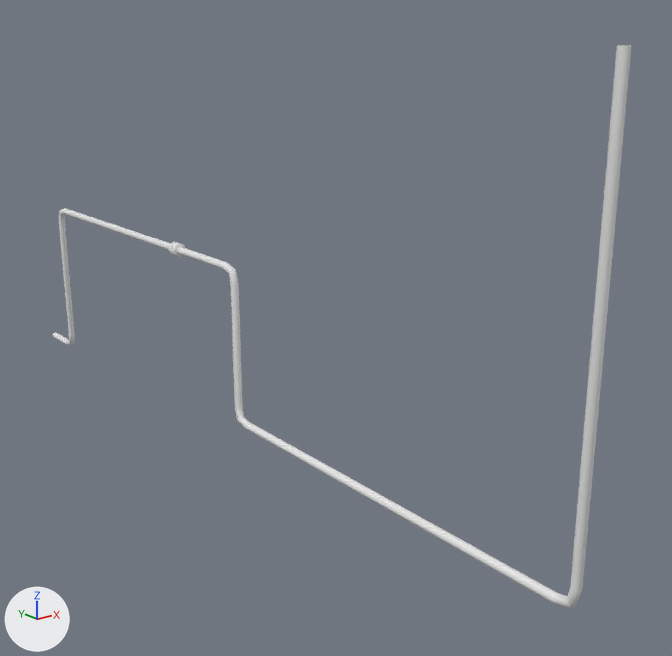
An edit to the FBX model GAME/PegBall3D/Assets/Models/wallpipe1.fbx, drawn before and after from the same camera.
One viewpoint serves both versions: a camera (50 mm lens) standing at (-1.48, -5.71, 3.14) and looking at (2.6, -0.61, 1.1). Lighting does not change. The marker at lower left points along +X, +Y and +Z. Where no turn or scale is listed for an object, it has been applied to the vertices.

Names of what the first picture shows: 'wallpipe1'.
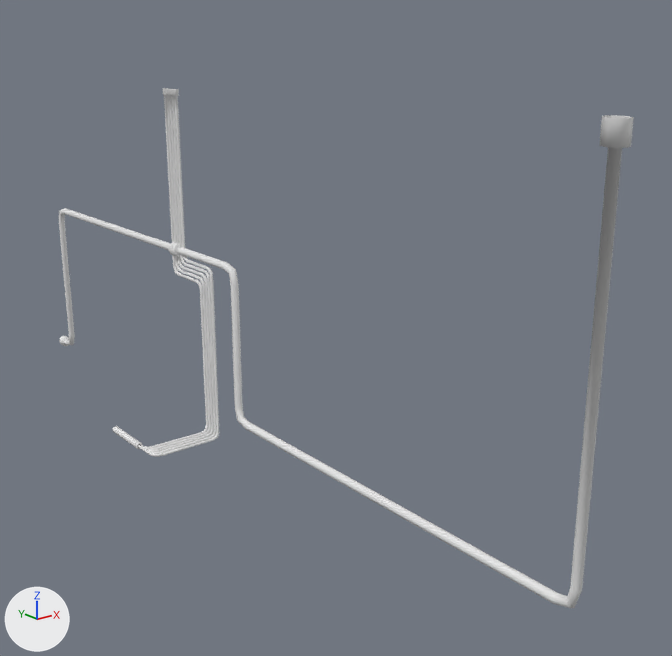
The edits, one by one:
me_cube_079 has 248 vertices, 240 faces and spans x 2.07..2.18, y -3.23..3.6, z 0.05..3.1.
me_cube_079 is used by ob_wallpipe1; location (0.0, 0.0, 0.0).
Verts and faces of me_cube_079; kept vertices keep their numbers, new ones are numbered from 248.
Before the commit, vertices of me_cube_079: 0 (2.1, -3.18, 3.1) at pixel (616, 45), 1 (2.12, -3.17, 3.1) at pixel (618, 45), 2 (2.15, -3.18, 3.1) at pixel (622, 45), 3 (2.16, -3.2, 3.1) at pixel (628, 45), 4 (2.15, -3.22, 3.1) at pixel (631, 45).
Before the commit, vertices of me_cube_079: 5 (2.12, -3.23, 3.1) at pixel (630, 45), 6 (2.1, -3.22, 3.1) at pixel (625, 45), 7 (2.09, -3.2, 3.1) at pixel (619, 45).
Before the commit, vertices of me_cube_079: 136 (2.1, 3.6, 0.11) at pixel (53, 333), 137 (2.12, 3.6, 0.11) at pixel (55, 332), 138 (2.15, 3.6, 0.11) at pixel (57, 332), 139 (2.16, 3.6, 0.08) at pixel (58, 334), 140 (2.15, 3.6, 0.06).
Before the commit, vertices of me_cube_079: 141 (2.12, 3.6, 0.05) at pixel (55, 337), 142 (2.1, 3.6, 0.06) at pixel (53, 337), 143 (2.09, 3.6, 0.08) at pixel (52, 335).
Part 1, on me_cube_079:
Vertices 0 to 7 move by (0.0, 0.0, -0.43).
New vertex 248 is at (2.08, -3.15, 2.67), pixel (599, 145).
New vertex 249 is at (2.12, -3.13, 2.67).
New vertex 250 is at (2.17, -3.15, 2.67).
New vertex 251 is at (2.19, -3.2, 2.67).
New vertex 252 is at (2.17, -3.25, 2.67), pixel (631, 146).
New vertex 253 is at (2.12, -3.27, 2.67), pixel (628, 147).
New vertex 254 is at (2.08, -3.25, 2.67), pixel (617, 147).
New vertex 255 is at (2.06, -3.2, 2.67), pixel (605, 147).
New vertices 256 to 263 stand at vertices 248 to 255, in that order, plus (0.0, 0.0, 0.13).
New faces: (2, 250, 251, 3), (5, 253, 254, 6), (0, 248, 249, 1), (3, 251, 252, 4), (6, 254, 255, 7), (0, 7, 255, 248).
New faces: (1, 249, 250, 2), (4, 252, 253, 5), (254, 262, 263, 255), (252, 260, 261, 253), (250, 258, 259, 251), (248, 256, 257, 249).
New faces: (253, 261, 262, 254), (251, 259, 260, 252), (249, 257, 258, 250), (248, 255, 263, 256).
Part 2, on me_cube_079:
Vertices 136, 137, 138 move by (0.0, -0.28, 0.0).
Vertices 139 to 143 move by (0.0, -0.29, 0.0).
New vertex 264 is at (2.18, 3.31, 0.08).
New vertex 265 is at (2.16, 3.31, 0.05), pixel (70, 344).
New vertex 266 is at (2.09, 3.31, 0.05), pixel (63, 345).
New vertex 267 is at (2.07, 3.31, 0.08), pixel (61, 342).
New vertices 268 to 271 stand at vertices 264 to 267, in that order, plus (0.0, 0.07, 0.0).
New vertex 272 is at (2.09, 3.32, 0.12), pixel (62, 339).
New vertex 273 is at (2.12, 3.32, 0.13), pixel (65, 336).
New vertex 274 is at (2.16, 3.32, 0.12), pixel (69, 337).
New vertex 275 is at (2.12, 3.31, 0.03), pixel (66, 346).
New vertices 276 to 279 stand at vertices 272 to 275, in that order, plus (0.0, 0.06, 0.0).
New faces: (137, 138, 274, 273), (142, 143, 267, 266), (136, 137, 273, 272), (141, 142, 266, 275), (140, 141, 275, 265), (136, 272, 267, 143).
New faces: (139, 140, 265, 264), (138, 139, 264, 274), (265, 275, 279, 269), (264, 268, 278, 274), (272, 273, 277, 276), (266, 270, 279, 275).
New faces: (264, 265, 269, 268), (273, 274, 278, 277), (267, 272, 276, 271), (266, 267, 271, 270).
Mesh me_cube_067 is new.
It has 1032 vertices, 985 faces and spans x 1.52..2.15, y 0.3..1.0, z 0.0..2.76.
Object 'wallcables' (ob_wallcables) is new; it shows me_cube_067.
Its location is (0.0, 0.0, 0.0).

Location of each change, [x1, y1, x2, y2] in pixels of the pictures (672 x 656 px):
'wallpipe1', reshaped (12% shorter)
    before: [53, 45, 632, 608]
    after: [59, 115, 634, 608]
'wallcables', added
    after: [112, 88, 219, 457]
part 1 of me_cube_079, built on
    before: [570, 45, 632, 592]
    after: [570, 115, 634, 592]
part 2 of me_cube_079, built on
    before: [53, 332, 69, 345]
    after: [59, 336, 69, 346]
